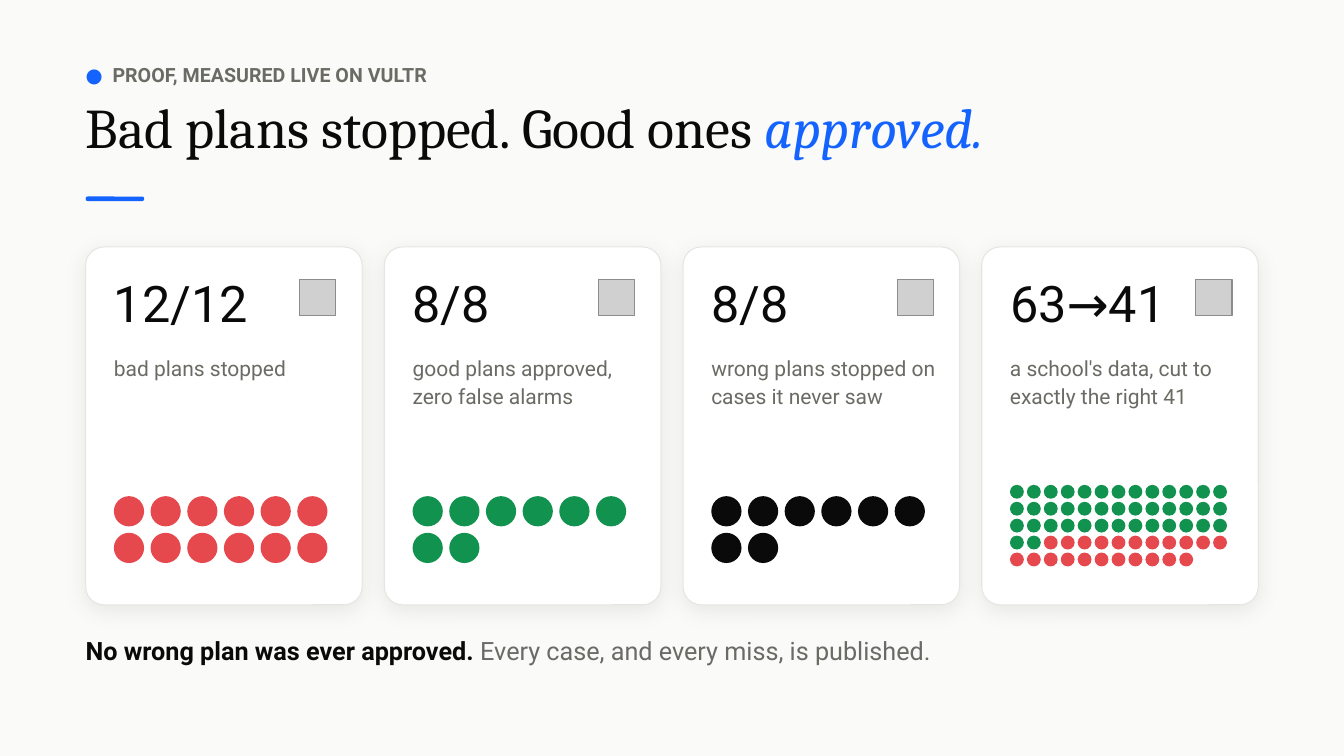
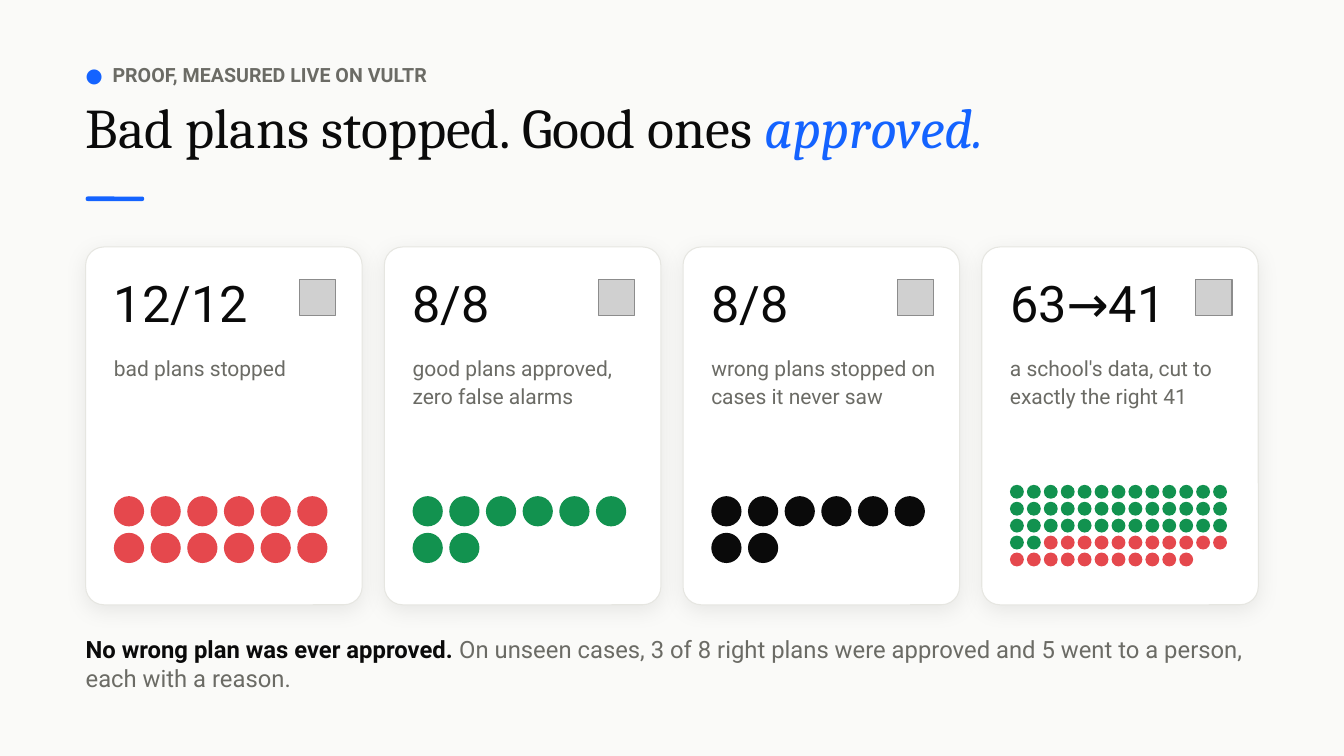
Before and after one commit to vidigoat/stunt-double, a slide deck: slide 9 of presentation/StuntDouble.pptx. Drawn at 1344x756 pixels with LibreOffice and Linux fonts; fonts in the diff are those of the drawing; grey boxes stand for pictures. Boxes give left, top, right and bottom in pixels: in the first picture for what was removed or moved away, otherwise in the second. Text is boxed around its words. In the diff, an @@ line names an element or a change of style, - is before the commit and + after.

```diff
--- a/presentation/StuntDouble.pptx
+++ b/presentation/StuntDouble.pptx
@@ text at [86, 640, 1242, 687]: text changed; size 18 to 17 pt @@
-No wrong plan was ever approved. Every case, and every miss, is published.
+No wrong plan was ever approved. On unseen cases, 3 of 8 right plans were approved and 5 went to a person, each with a reason.
```
Also in this commit, not shown: 1 other slide changed, 24 other files.
